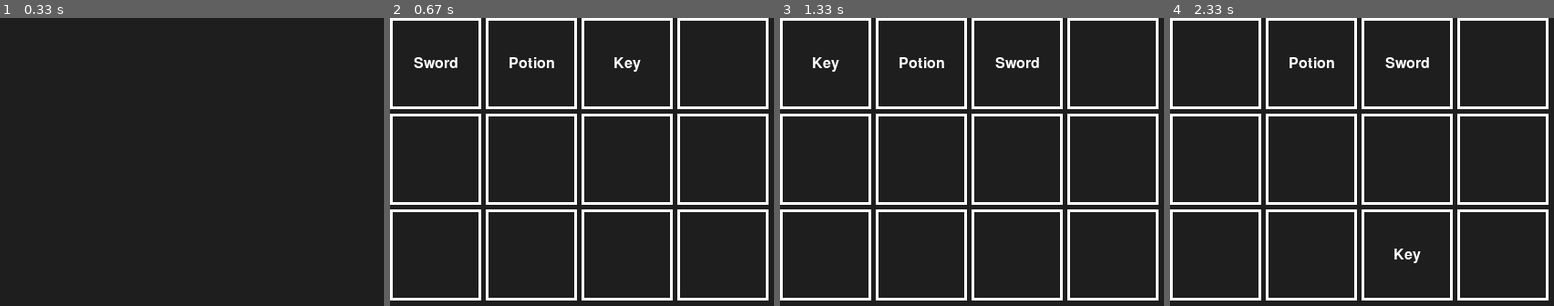
Above: before the commit, frames 1-4 (left to right).
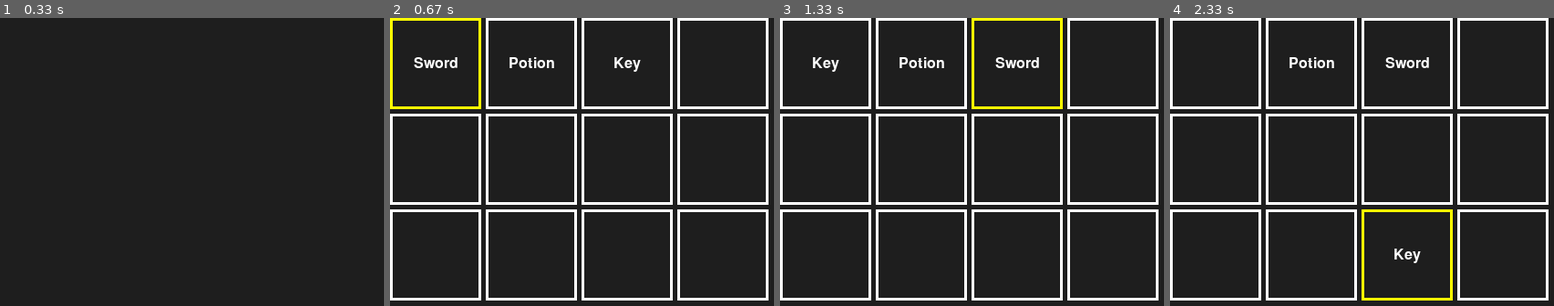
Above: after the commit, the same moments.

Repository: Segredo12/pygame--snake
Game: pygame game, started from systems/dialogue-system/inventory/main.py
Two runs of this game, one before a commit and one after it. Both use one fixed random seed, a clock stepped at 60 frames per second and the inputs below.
Inputs (mouse positions are in pixels of both pictures, inside the frame that each line leads up to):
- Up to frame 1 (0.33 s): no input
- Up to frame 2 (0.67 s): tap I at 0.33 s
- Up to frame 3 (1.33 s): press the mouse at (826, 64) at 0.7 s; move the mouse to (1075, 87) at 0.8 s; release the mouse at (outside the picture) at 0.93 s; press the mouse at (826, 64) at 1.03 s; move the mouse to (925, 75) at 1.13 s; release the mouse at (1029, 84) at 1.27 s
- Up to frame 4 (2.33 s): click (1304, 187) at 1.38 s; press the mouse at (1216, 64) at 1.7 s; move the mouse to (1350, 265) at 1.8 s; release the mouse at (outside the picture) at 1.93 s; press the mouse at (1216, 64) at 2.03 s; move the mouse to (1289, 179) at 2.13 s; release the mouse at (1362, 294) at 2.27 s

Frame 1 is identical in both runs. In frame 2, 0.9% of the frame differs, in the area x 0-24%, y 0-32%; in frame 3, 0.9%; in frame 4, 0.9%.

Commit message:
Improvements & UI hover

Diff:
--- a/systems/dialogue-system/inventory/main.py
+++ b/systems/dialogue-system/inventory/main.py
@@ -2,6 +2,7 @@
 # Main function to test Inventory System. #
 #########################
 import pygame
+from pygame import Color
 from system import InventorySystem
 
 # Initialize pygame.
@@ -22,7 +23,9 @@
     slot_size=100,
     padding=5,
     position_x=0,
-    position_y=0
+    position_y=0,
+    slot_base_color=Color(255, 255, 255),
+    slot_hover_color=Color(255, 255, 0)
 )
 
 # Add test items.
--- a/systems/dialogue-system/inventory/system.py
+++ b/systems/dialogue-system/inventory/system.py
@@ -1,9 +1,10 @@
 import pygame
+from pygame import Color
 
 
 class InventorySystem:
 
-    def __init__(self, font, cols:int, rows:int, slot_size:int, padding:int, position_x:float, position_y:float):
+    def __init__(self, font, cols:int, rows:int, slot_size:int, padding:int, position_x:float, position_y:float, slot_base_color:Color, slot_hover_color:Color):
         self.font = font
         self.active = False
 
@@ -16,6 +17,8 @@
         self.rows = rows
         self.slot_size = slot_size
         self.padding = padding
+        self.slot_base_color = slot_base_color
+        self.slot_hover_color = slot_hover_color
 
         # Position
         self.start_x = position_x
@@ -25,6 +28,9 @@
         self.dragging_item = None
         self.dragging_index = None
         self.mouse_pos = (0, 0)
+
+        # Hovered slot
+        self.hovered_index = None
 
     # Function that is going to handle system event.
     def handle_event(self, event):
@@ -67,6 +73,7 @@
                     self.dragging_item = None
                     self.dragging_index = None
 
+        # Updates mouse movement.
         elif event.type == pygame.MOUSEMOTION:
             self.mouse_pos = event.pos
 
@@ -77,24 +84,27 @@
 
         # Printing inventory grid.
         for i in range(len(self.slots)):
-            col = i % self.cols
-            row = i // self.cols
-
-            x = self.start_x + col * (self.slot_size + self.padding)
-            y = self.start_y + row * (self.slot_size + self.padding)
-
-            rect = pygame.Rect(x, y, self.slot_size, self.slot_size)
+            rect = rect = self.get_slot_rect(i)
 
             # Draw white square
             square_line_width = 3
-            pygame.draw.rect(screen, (255, 255, 255), rect, square_line_width)
+
+            # Setting default color.
+            color = self.slot_base_color
+
+            if i == self.hovered_index:
+                # Case it's being hovered change color.
+                color = self.slot_hover_color
+
+            # Draw inventory slot.
+            pygame.draw.rect(screen, color, rect, square_line_width)
 
             # Draw item if it exists
             item = self.slots[i]
 
             # Renders item
             if item is not None:
-                text_surface = self.font.render(item, True, (255, 255, 255))
+                text_surface = self.font.render(item, True, self.slot_base_color)
 
                 # Center text in slot.
                 text_rect = text_surface.get_rect(center=rect.center)
@@ -103,27 +113,35 @@
 
         # Renders dragging item
         if self.dragging_item is not None:
-            text_surface = self.font.render(self.dragging_item, True, (255, 255, 255))
+            text_surface = self.font.render(self.dragging_item, True, self.slot_base_color)
             text_rect = text_surface.get_rect(center=self.mouse_pos)
             screen.blit(text_surface, text_rect)
 
     def get_slot_at_pos(self, pos):
         for i in range(len(self.slots)):
-            col = i % self.cols
-            row = i // self.cols
-
-            x = self.start_x + col * (self.slot_size + self.padding)
-            y = self.start_y + row * (self.slot_size + self.padding)
-
-            rect = pygame.Rect(x, y, self.slot_size, self.slot_size)
+            rect = self.get_slot_rect(i)
 
             if rect.collidepoint(pos):
                 return i
         # Safe exit
         return None
 
+    def get_slot_rect(self, i):
+        col = i % self.cols
+        row = i // self.cols
+
+        x = self.start_x + col * (self.slot_size + self.padding)
+        y = self.start_y + row * (self.slot_size + self.padding)
+
+        return pygame.Rect(x, y, self.slot_size, self.slot_size)
+
     def update(self):
-        pass
+        # Only executes case inventory is active
+        if not self.active:
+            return
+
+        # Update hovered index with update function.
+        self.hovered_index = self.get_slot_at_pos(pygame.mouse.get_pos())
 
     # Function used to enable/disable system.
     def toggle(self):
